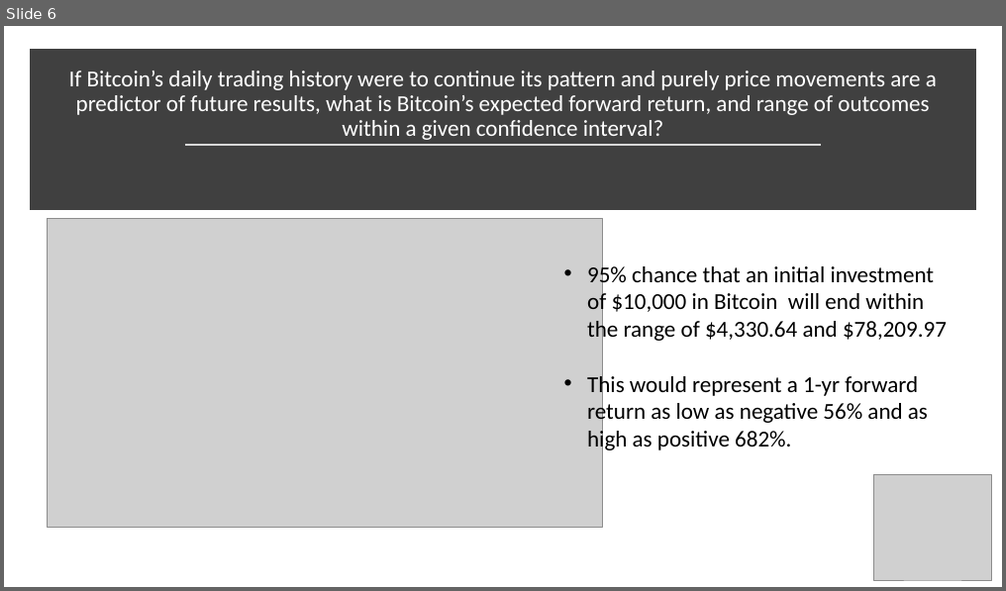
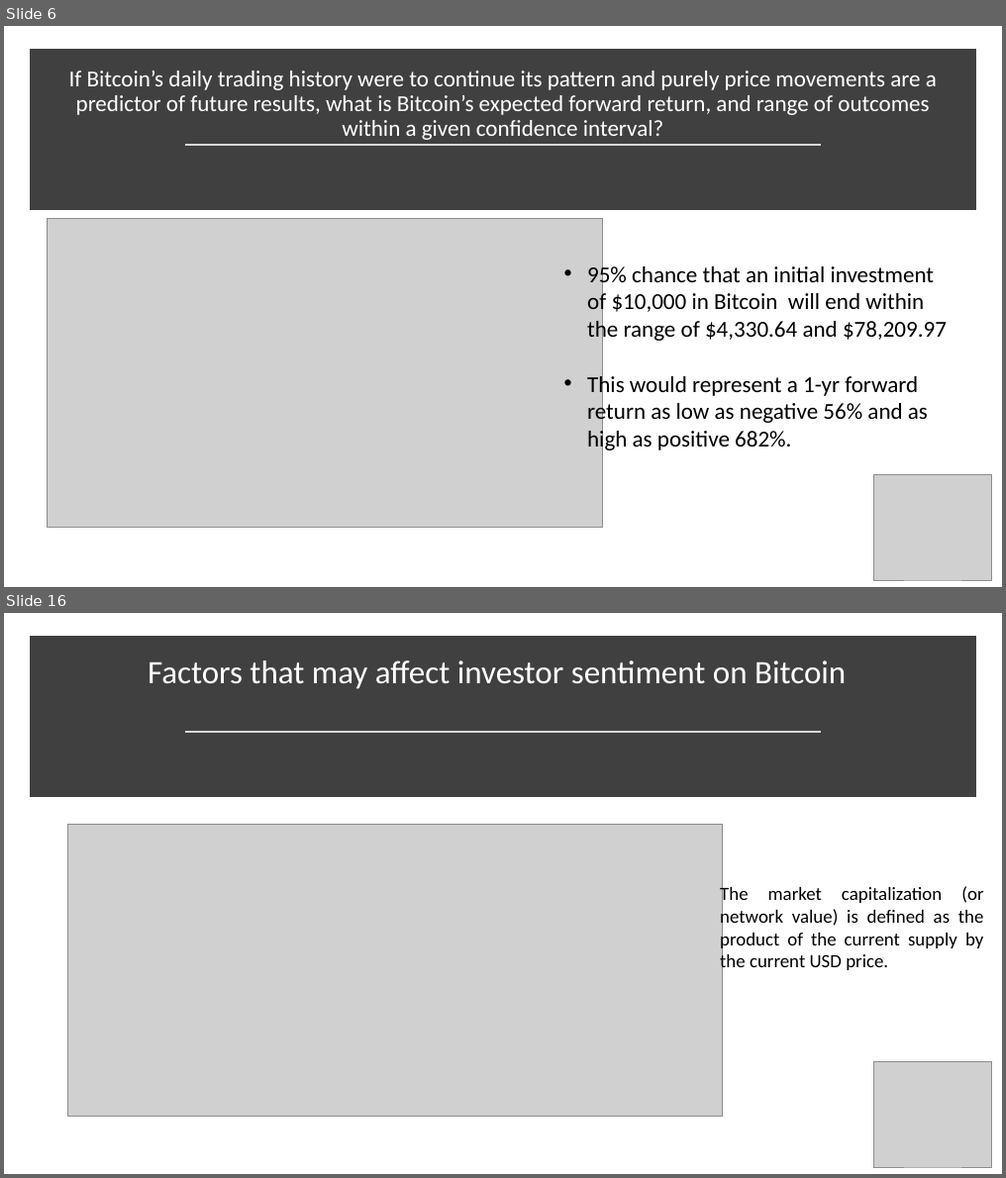
Before and after one commit to jennifermulroy/Bitcoin, a slide deck: Bitcoin_presentation.pptx. Shown one above the other, each under a label of ours: slide 6 before the commit, slides 6 and 16 after it; the slides between them are not shown. The pictures are 1006x591 and 1006x1178 pixels, drawn with LibreOffice and Linux fonts; fonts in the diff are those of the drawing; grey boxes stand for pictures. Boxes give left, top, right and bottom in pixels: in the first picture for what was removed or moved away, otherwise in the second. Text is boxed around its words. In the diff, an @@ line names an element or a change of style, - is before the commit and + after.

```diff
--- a/Bitcoin_presentation.pptx
+++ b/Bitcoin_presentation.pptx
@@ slide 16 added at (4, 613, 1002, 1174), background #FFFFFF @@
@@ rectangle added at (35, 642, 971, 792), fill #404040, outline #404040 10 pt @@
@@ title added at (148, 661, 846, 689), 31.5 pt, text #FFFFFF @@
+Factors that may affect investor sentiment on Bitcoin
@@ line added from (185, 731) to (822, 731), #D9D9D9 1.75 pt @@
@@ picture added at (67, 824, 722, 1117) @@
@@ text added at (720, 885, 984, 973), 18 pt, text #000000 @@
+The market capitalization (or network value) is defined as the product of the current supply by the current USD price.
@@ picture added at (874, 1062, 991, 1167) @@
```
Also in this commit, not shown: 1 slide changed, 8 other slides added, 1 other file.
